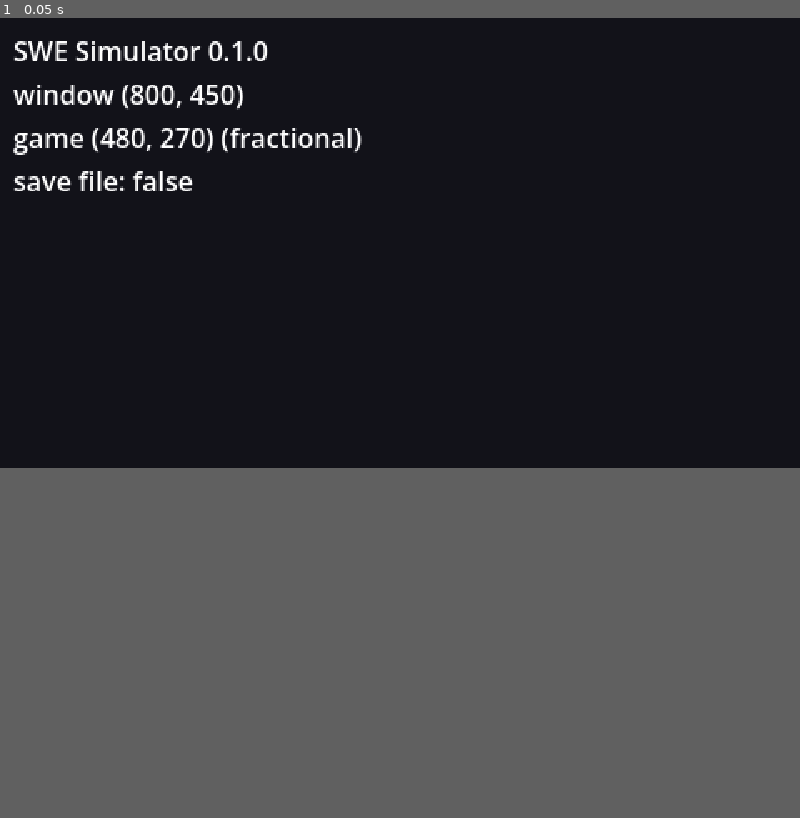
Above: before the commit, frame 1.
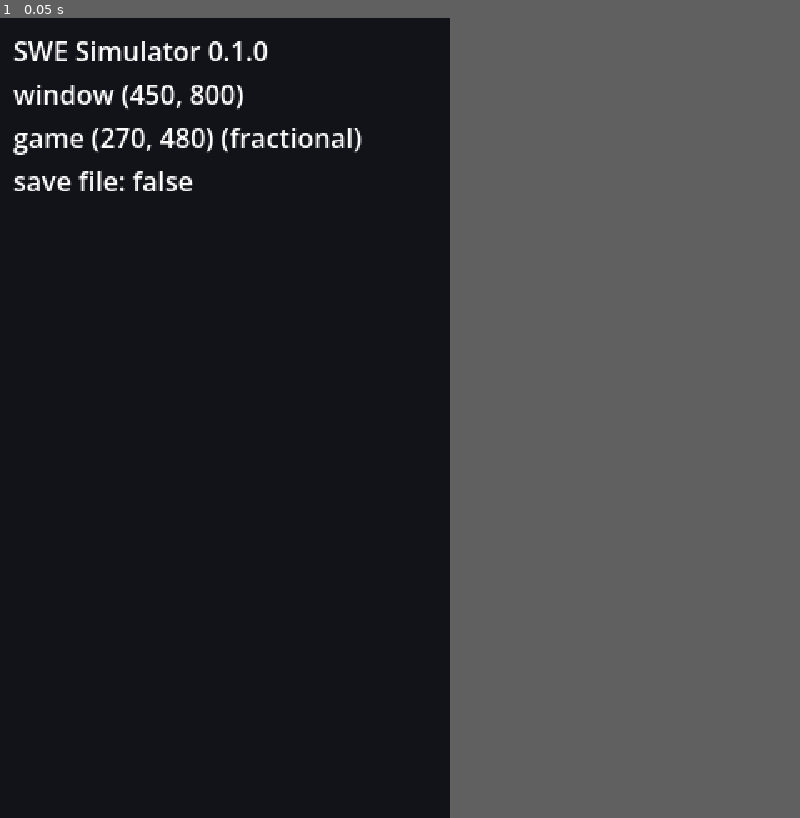
Above: after the commit, the same moment.

Repository: Lecoeurdelest/swe-simulator
Game: Godot game, scene res://features/title/title.tscn
The game is run twice, just before and just after one commit, with the same random seed, the same clock (stepped at 60 frames per second) and the same inputs.
Inputs:
- Up to frame 1 (0.05 s): no input
In our replay, the window is 800x450 before the commit and 450x800 after it. These sizes can differ from the game's own. Grey fills any space a smaller window leaves; there, only what the larger window draws over its background counts as a difference.

The runs differ from the first frame. In frame 1, 0.2% of the frame differs, in the area x 12-28%, y 8-17%.

Commit message:
feat: portrait (D1) and iPhone-first (P1): settings, docs v1.1, decisions, plan tracking

Diff:
--- a/autoload/device.gd
+++ b/autoload/device.gd
@@ -4,9 +4,11 @@
 signal layout_changed    # game-area size or scale mode changed: SafeAreaMargin re-applies
 signal back_unhandled    # Back pressed and the current scene didn't use it: Title shows "Quit?"
 
-const BASE := Vector2(480, 270)
-
 var haptics_enabled: bool = true
+## Base resolution (GDD 2.2: 270x480 portrait), read from Project Settings so the two never disagree.
+var _base := Vector2(
+	int(ProjectSettings.get_setting("display/window/size/viewport_width")),
+	int(ProjectSettings.get_setting("display/window/size/viewport_height")))
 var _last_window_size := Vector2i.ZERO
 
 
@@ -35,14 +37,14 @@
 	var w := Vector2(win.size)
 	if w.x <= 0.0 or w.y <= 0.0:
 		return
-	var exact := minf(w.x / BASE.x, w.y / BASE.y)
+	var exact := minf(w.x / _base.x, w.y / _base.y)
 	var s := floorf(exact)
 	var stretch := Window.CONTENT_SCALE_STRETCH_INTEGER
-	var game_size := Vector2i(BASE)
+	var game_size := Vector2i(_base)
 	if s >= 1.0 and s / exact >= 0.8:
-		game_size = Vector2i(floori(w.x / s), floori(w.y / s))  # 2556x1179 -> 639x294 @4x
+		game_size = Vector2i(floori(w.x / s), floori(w.y / s))  # 1179x2556 (iPhone 15) -> 294x639 @4x
 	else:
-		stretch = Window.CONTENT_SCALE_STRETCH_FRACTIONAL       # 1600x720 -> 600x270 @2.67x
+		stretch = Window.CONTENT_SCALE_STRETCH_FRACTIONAL       # 720x1600 -> 270x600 @2.67x
 	if win.content_scale_stretch != stretch or win.content_scale_size != game_size:
 		win.content_scale_stretch = stretch
 		win.content_scale_size = game_size
--- a/project.godot
+++ b/project.godot
@@ -37,14 +37,14 @@
 
 [display]
 
-window/size/viewport_width=480
-window/size/viewport_height=270
-window/size/window_width_override=1200
-window/size/window_height_override=540
+window/size/viewport_width=270
+window/size/viewport_height=480
+window/size/window_width_override=540
+window/size/window_height_override=960
 window/stretch/mode="viewport"
 window/stretch/aspect="expand"
 window/stretch/scale_mode="integer"
-window/handheld/orientation=4
+window/handheld/orientation=1
 
 [editor_plugins]
 
--- a/ui/components/safe_area_margin.gd
+++ b/ui/components/safe_area_margin.gd
@@ -1,8 +1,8 @@
 class_name SafeAreaMargin
 extends MarginContainer
 ## Put every tappable thing inside one of these; keep backgrounds outside it (full-bleed).
-## Left and right use the larger inset on both sides: a 180-degree flip moves the notch
-## without any resize signal.
+## Portrait: the Dynamic Island / notch is the top inset, the home indicator the bottom one.
+## Left and right use the larger inset on both sides, in case a device reports asymmetric insets.
 
 @export var min_margin: int = 4
 @export var debug_fake_insets := Vector4i.ZERO  # game px (left, top, right, bottom): preview a notch on desktop
Not shown, added: .project/evidence/STEP-01/2026-09-27-r2/game_log.json
Not shown, added: .project/evidence/STEP-01/2026-09-27-r2/repo_and_settings.txt
Not shown, added: .project/evidence/STEP-01/2026-09-27-r2/test_run.json
Not shown, added: .project/evidence/STEP-01/2026-09-27-r2/title_label.json
Not shown, changed: .project/generated-manifest.json
Not shown, changed: .project/state.json
Not shown, changed: project.yaml
Not shown, changed: .agent/AGENTS.md
Not shown, changed: .agent/rules/invariants.md
Not shown, changed: .project/bundles/STEP-00.md
Not shown, changed: .project/bundles/STEP-01.md
Not shown, changed: .project/bundles/STEP-02.md
(and 6 more such lines)
